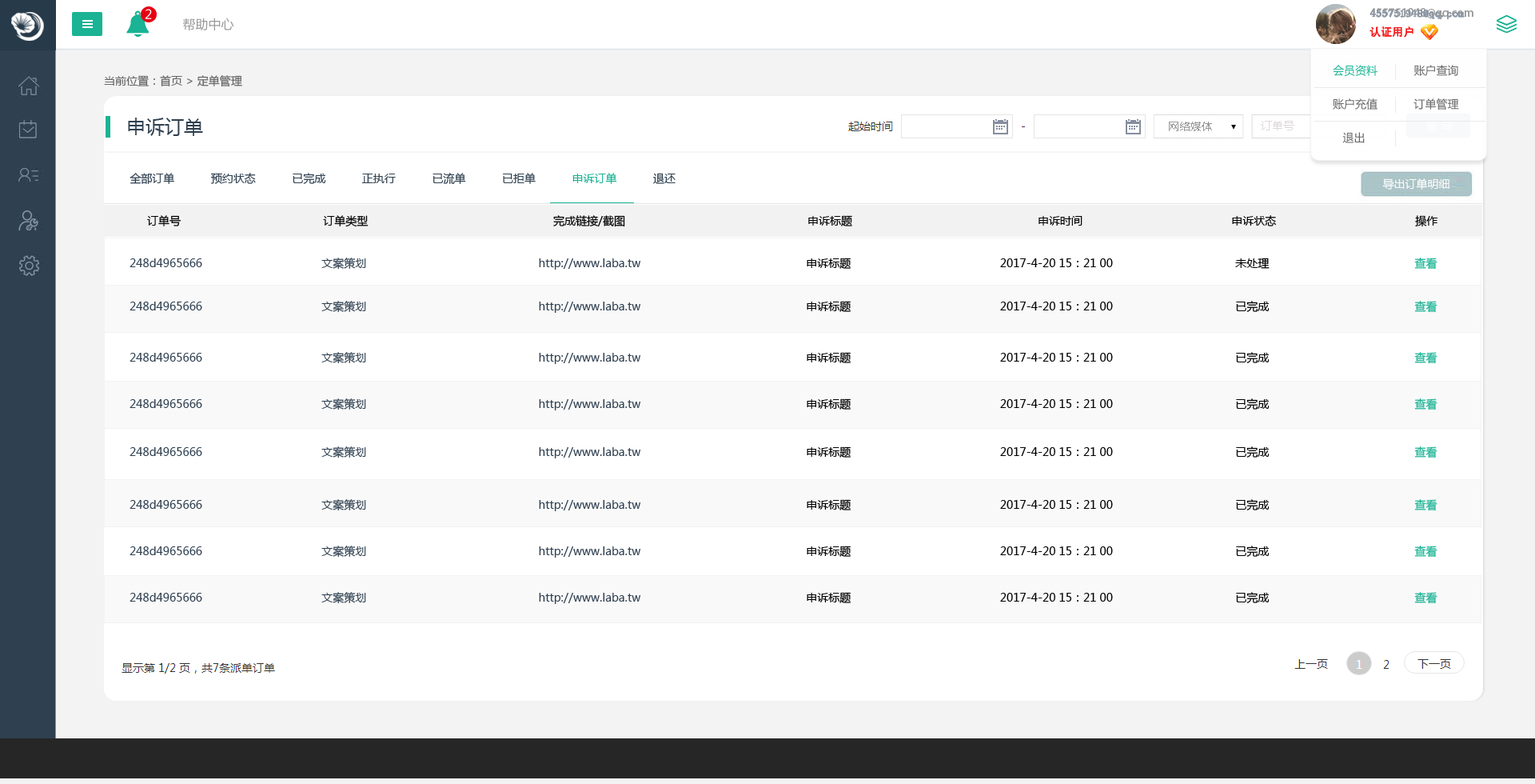
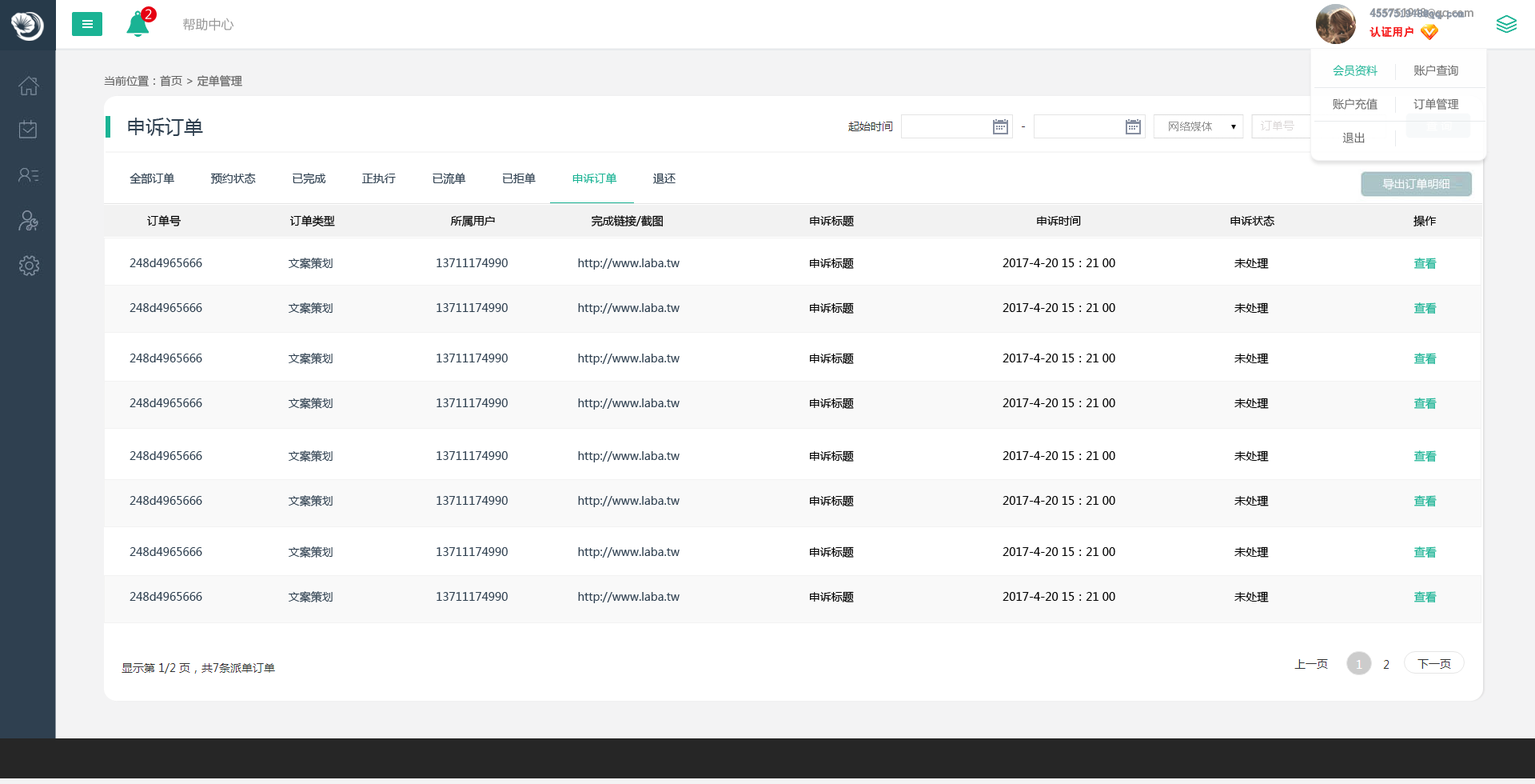
The second 1535px x 784px image is a revision of the first. Changes to its layers:
added layer "248d4965666 文案策划 副本 7" in group "组 12" over 129, 590, 1438, 603
painted on "248d4965666 文案策划 副本 6" over 129, 546, 1438, 604
painted on "248d4965666 文案策划 副本 5" over 129, 495, 1438, 558
painted on "248d4965666 文案策划 副本 4" over 129, 450, 1438, 512
painted on "248d4965666 文案策划 副本 3" over 129, 397, 1438, 459
painted on "248d4965666 文案策划 副本 2" over 129, 352, 1438, 411
painted on "248d4965666 文案策划 副本" over 129, 302, 1438, 364
removed layer "248d4965666 文案策划" (1st of 2, in "账户最新要受理订单" › "组 12") from group "组 12" over 129, 300, 1438, 313
painted on "248d4965666 文案策划" (in "账户最新要受理订单" › "组 12") over 288, 257, 1438, 270
painted on "订单号 订单类型" over 289, 215, 1439, 228
